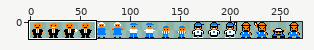
One commit to this pixel-art file: assets/gfx/people.aseprite. The picture above shows the old version from afar; the outline marks the close-up.
Close-up. First the earlier version:
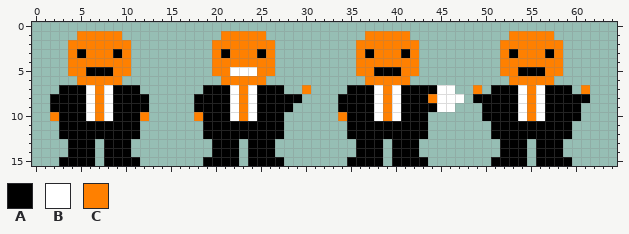
272x16 pixels, 1 frame. Shown: x 0..64, y 0..15.
Palette (. is transparent): A #000000  B #ffffff  C #ff8000
Pixels before, first column x 2:
 1 ...CCCCC...........CCCCC...........CCCCC...........CCCCC....
 2 ..CCCCCCC.........CCCCCCC.........CCCCCCC.........CCCCCCC...
 3 ..CACCCAC.........CACCCAC.........CACCCAC.........CACCCAC...
 4 ..CCCCCCC.........CCCCCCC.........CCCCCCC.........CCCCCCC...
 5 ..CCAAACC.........CCBBBCC.........CCAAACC.........CCAAACC...
 6 ...CCCCC...........CCCCC...........CCCCC...........CCCCC....
 7 .AAABCBAAA.......AAABCBAAA..C....AAABCBAAAABB..C.AAABCBAAA.C
 8 AAAABCBAAAA.....AAAABCBAAAAA....AAAABCBAAACBBB.AAAAABCBAAAAA
 9 AAAABCBAAAA.....AAAABCBAAAA.....AAAABCBAAAABB...AAAABCBAAAA.
10 CAAABCBAAAC.....CAAABCBAAA......CAAABCBAAA......AAAABCBAAAA.
11 .AAAAAAAAA.......AAAAAAAAA.......AAAAAAAAA.......AAAAAAAAA..
12 .AAAAAAAAA.......AAAAAAAAA.......AAAAAAAAA.......AAAAAAAAA..
13 ..AAA.AAA.........AAA.AAA.........AAA.AAA.........AAA.AAA...
14 ..AAA.AAA.........AAA.AAA.........AAA.AAA.........AAA.AAA...
15 .AAAA.AAAA.......AAAA.AAAA.......AAAA.AAAA.......AAAA.AAAA..
After:
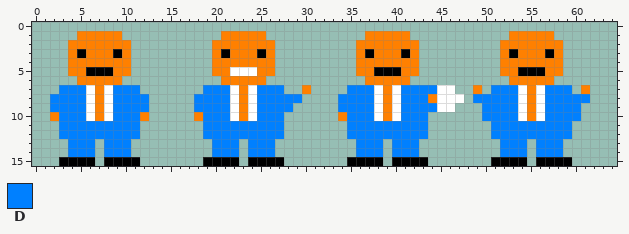
Colours new in this view: D #0080ff
Edits made:
Colour D replaces colour A in row 7 at x 3 to 5, 9 to 11, 19 to 21, 25 to 27, 35 to 37, 41 to 44, 51 to 53 and 57 to 59; in row 8 at x 2 to 5, 9 to 12, 18 to 21, 25 to 29, 34 to 37, 41 to 43, 49 to 53 and 57 to 61; in row 9 at x 2 to 5, 9 to 12, 18 to 21, 25 to 28, 34 to 37, 41 to 44, 50 to 53 and 57 to 60; in row 10 at x 3 to 5, 9 to 11, 19 to 21, 25 to 27, 35 to 37, 41 to 43, 50 to 53 and 57 to 60; in rows 11 to 12 at x 3 to 11, 19 to 27, 35 to 43 and 51 to 59; in rows 13 to 14 at x 4 to 6, 8 to 10, 20 to 22, 24 to 26, 36 to 38, 40 to 42, 52 to 54 and 56 to 58.
Pixel boxes of the changes (left, top, right, bottom) in both close-ups:
changed: (50, 85, 149, 157)
changed: (194, 85, 302, 157)
changed: (338, 85, 437, 157)
changed: (473, 85, 590, 157)
